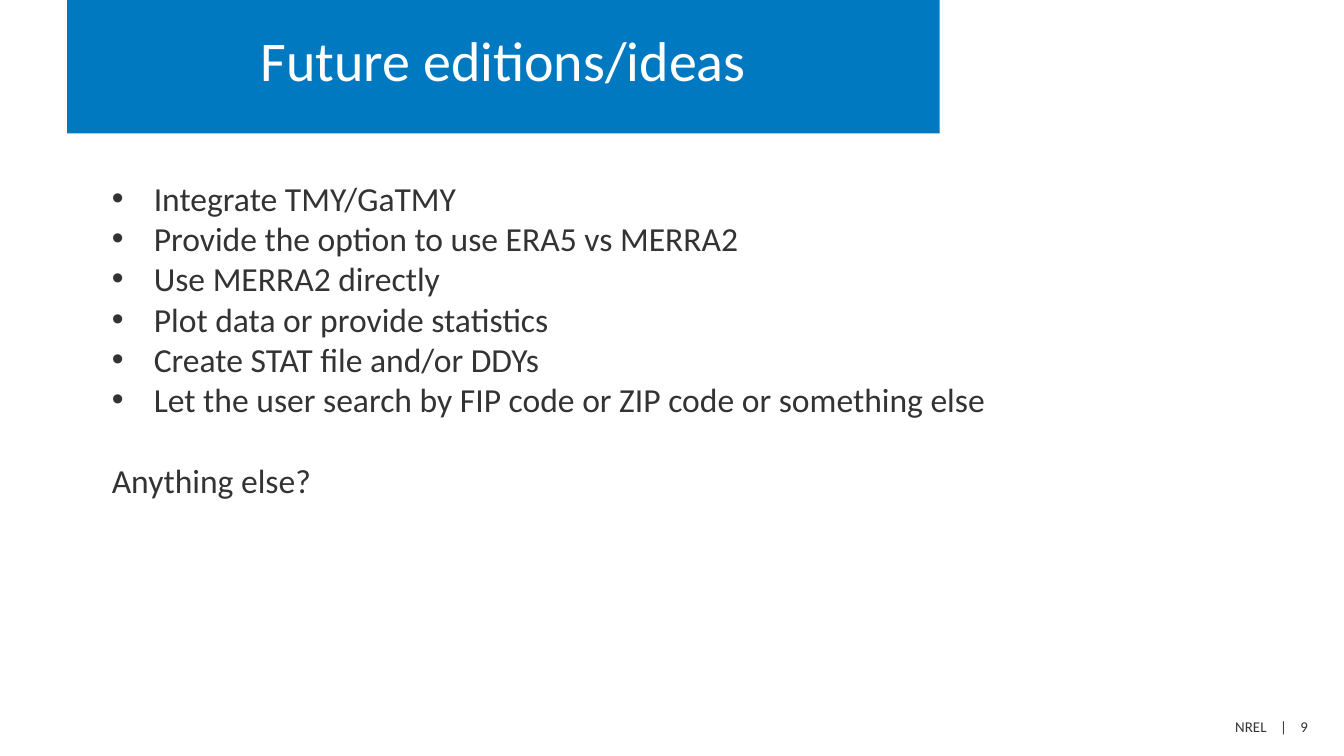
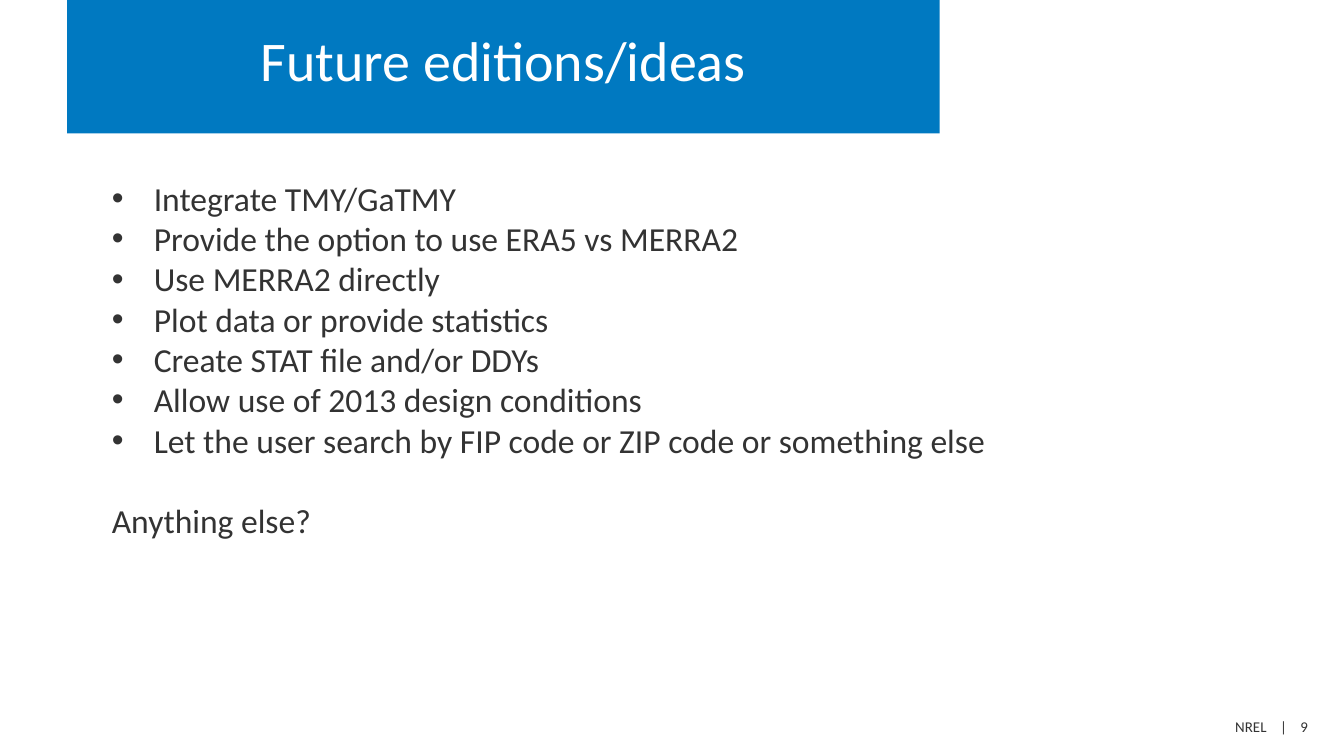
Before and after one commit to NatLabRockies/EPWgen, a slide deck: slide 9 of epwgen.pptx. Drawn at 1344x756 pixels with LibreOffice and Linux fonts; fonts in the diff are those of the drawing. Boxes give left, top, right and bottom in pixels: in the first picture for what was removed or moved away, otherwise in the second. Text is boxed around its words. In the diff, an @@ line names an element or a change of style, - is before the commit and + after.

```diff
--- a/epwgen.pptx
+++ b/epwgen.pptx
@@ text at (154,388,642,418): paragraph added @@
+• Allow use of 2013 design conditions
```
Also in this commit, not shown: 1 other slide changed, 1 slide added, 1 slide removed, 5 other files.
